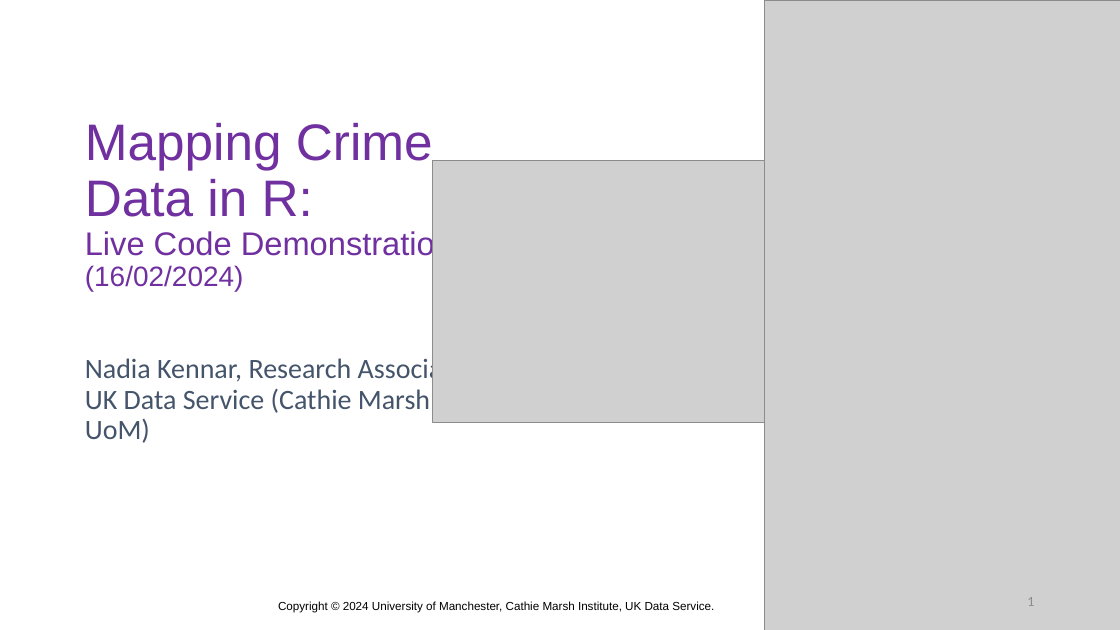
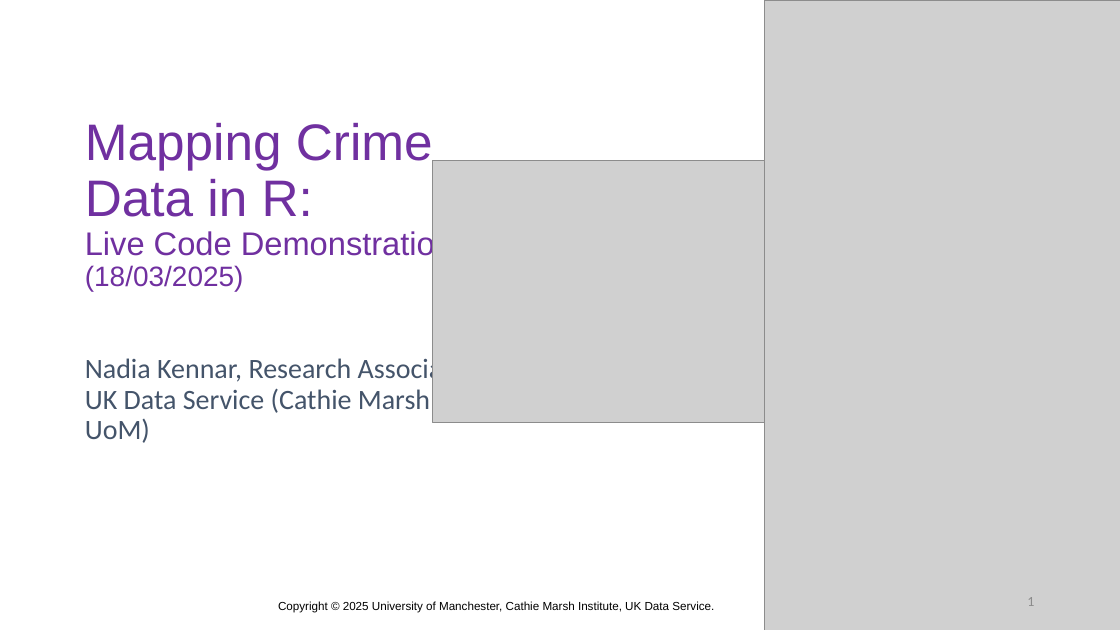
Before and after one commit to UKDataServiceOpen/Mapping_Crime_Data_R_2025, a slide deck: slide 1 of Slide Decks/MCRD_Session2_2025.pptx. Drawn at 1120x630 pixels with LibreOffice and Linux fonts; fonts in the diff are those of the drawing; grey boxes stand for pictures; background and template pictures are left out. Boxes give left, top, right and bottom in pixels: in the first picture for what was removed or moved away, otherwise in the second. Text is boxed around its words. In the diff, an @@ line names an element or a change of style, - is before the commit and + after.

Commit message:
Update dates

```diff
--- a/Slide Decks/MCRD_Session2_2025.pptx
+++ b/Slide Decks/MCRD_Session2_2025.pptx
@@ title at box(85, 123, 453, 291): text changed @@
-Mapping Crime Data in R:
-Live Code Demonstration (16/02/2024)
+Mapping Crime Data in R:
+Live Code Demonstration (18/03/2025)
@@ text at box(278, 601, 714, 613): text changed @@
-Copyright © 2024 University of Manchester, Cathie Marsh Institute, UK Data Service.
+Copyright © 2025 University of Manchester, Cathie Marsh Institute, UK Data Service.
```
